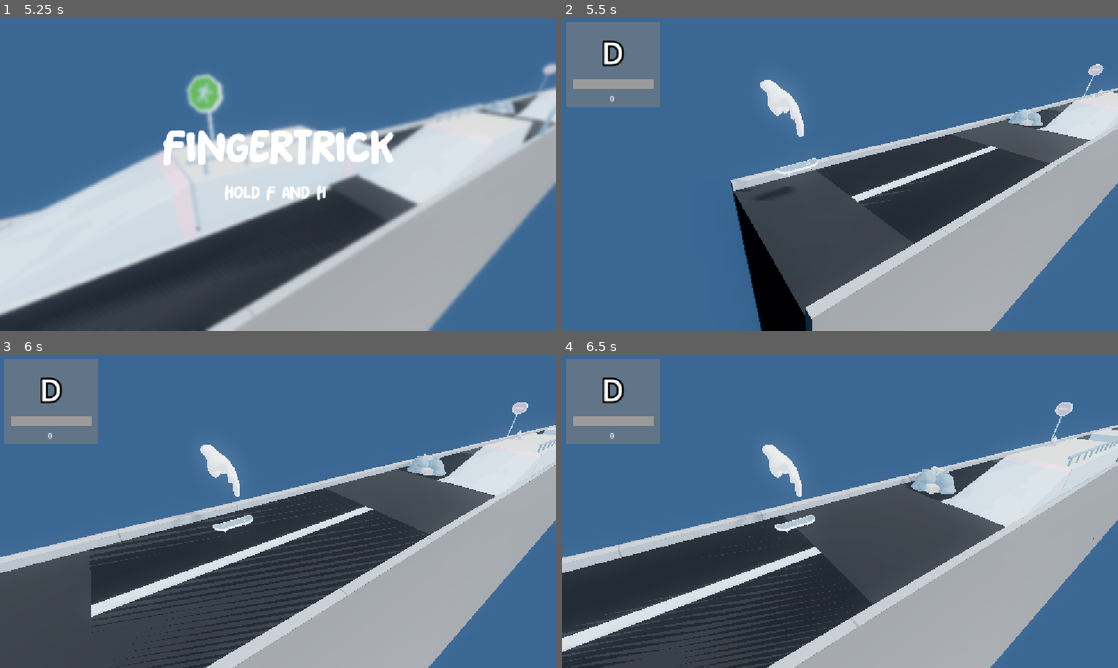
Above: before the commit, frames 1-4 (two rows, left to right).
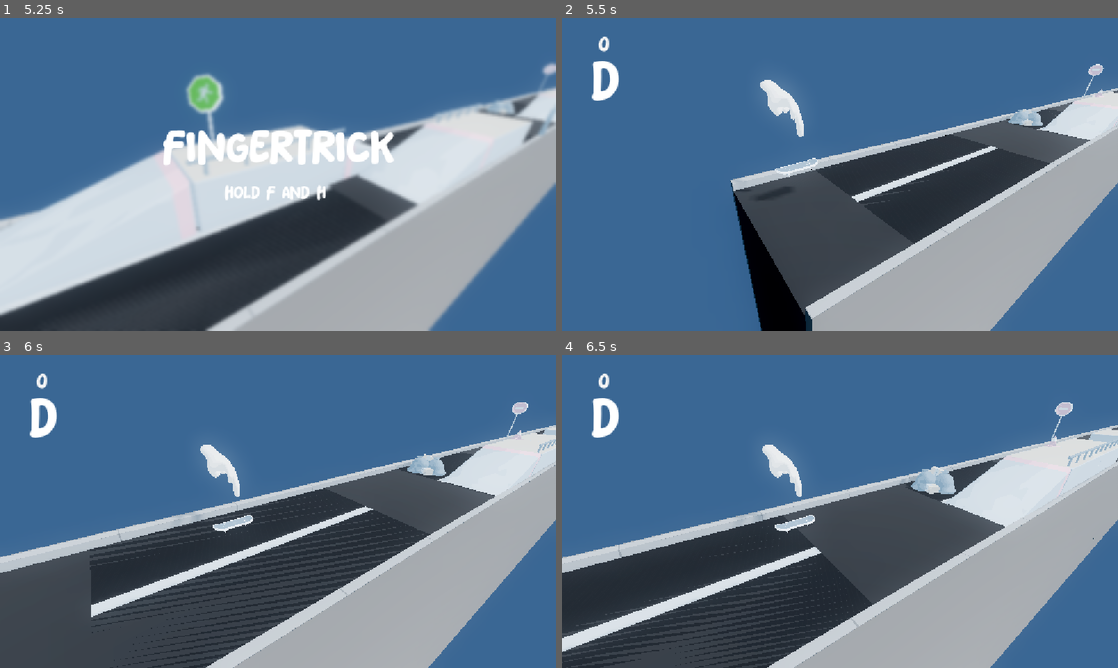
Above: after the commit, the same moments.

Repository: SlyZ1/ludum60
Game: Godot game, scene res://scenes/title.tscn
Two runs of this game, one before a commit and one after it. Both use one fixed random seed, a clock stepped at 60 frames per second and the inputs below.
Inputs:
- Up to frame 1 (5.25 s): hold N (B) 0.53-1.28 s; tap F (F) at 0.8, 1.35, 4.55 s; tap H (H) at 1.55 s; hold H (H) 2.03-2.78 s; tap R (R) at 2.3, 2.85 s; tap V (V) at 3.05 s; hold V (V) 3.53-4.28 s; tap N (B) at 3.8, 4.35 s; hold F (F) from 5.03 s (still down)
- Up to frame 2 (5.5 s): keep holding F (F); tap H (H) at 5.3 s
- Up to frame 3 (6 s): release F (F) at 5.78 s; tap H (H) at 5.85 s
- Up to frame 4 (6.5 s): tap R (R) at 6.05 s

Frame 1 is identical in both runs. In frame 2, 4.6% of the frame differs, in the area x 0-18%, y 1-29%; in frame 3, 4.6%; in frame 4, 4.6%.

Commit message:
Better UI, Better tiers

Diff:
--- a/prefabs/streak_panel.tscn
+++ b/prefabs/streak_panel.tscn
@@ -1,65 +1,75 @@
 [gd_scene format=3 uid="uid://bykj6c41eouqh"]
 
 [ext_resource type="Script" uid="uid://bsk5i0bpxbhd4" path="res://scripts/streak_panel.gd" id="1_ymcwo"]
+[ext_resource type="FontFile" uid="uid://35k2i72hxchn" path="res://Matcha Style.ttf" id="2_1fx2o"]
+[ext_resource type="Shader" uid="uid://dymfd8cg5kxm7" path="res://shaders/streak_panel.gdshader" id="2_4hqtd"]
+[ext_resource type="Script" uid="uid://bld81h7uoodvt" path="res://scripts/tier_fill.gd" id="4_y865s"]
 
-[node name="StreakPanel" type="Control" unique_id=199057457]
+[sub_resource type="ShaderMaterial" id="ShaderMaterial_1fx2o"]
+shader = ExtResource("2_4hqtd")
+shader_parameter/remplissage = 0.5410000256975
+shader_parameter/couleur_pleine = Color(0.9019608, 0.4862745, 0.5058824, 1)
+shader_parameter/couleur_vide = Color(1, 1, 1, 1)
+shader_parameter/taille = Vector2(200, 200)
+shader_parameter/vertical = true
+shader_parameter/douceur = 0.0
+shader_parameter/sin_spatial_freq = 18.695
+shader_parameter/sin_temp_freq = 10.0
+shader_parameter/sin_ampl = 0.02
+
+[node name="StreakPanel" type="Control" unique_id=199057457 node_paths=PackedStringArray("tier_fill", "popup_template")]
 layout_mode = 3
 anchors_preset = 15
 anchor_right = 1.0
 anchor_bottom = 1.0
-offset_left = 2.0
-offset_top = 1.0
-offset_right = -956.0
-offset_bottom = -469.0
 grow_horizontal = 2
 grow_vertical = 2
 script = ExtResource("1_ymcwo")
+tier_fill = NodePath("Tier")
+popup_template = NodePath("Label")
 
-[node name="Background" type="ColorRect" parent="." unique_id=2078055570]
-layout_mode = 0
-offset_right = 196.0
-offset_bottom = 176.0
+[node name="Tier" type="Label" parent="." unique_id=40381478]
+material = SubResource("ShaderMaterial_1fx2o")
+layout_mode = 1
+offset_top = 69.0
+offset_right = 180.0
+offset_bottom = 186.0
 pivot_offset_ratio = Vector2(0.5, 0.5)
-color = Color(0.4955091, 0.4955091, 0.4955091, 0.5647059)
-
-[node name="Tier" type="Label" parent="Background" unique_id=40381478]
-layout_mode = 0
-offset_left = 7.0
-offset_top = 20.0
-offset_right = 187.0
-offset_bottom = 107.0
-theme_override_constants/outline_size = 16
-theme_override_font_sizes/font_size = 63
+theme_override_fonts/font = ExtResource("2_1fx2o")
+theme_override_font_sizes/font_size = 100
 text = "D"
 horizontal_alignment = 1
 vertical_alignment = 1
+script = ExtResource("4_y865s")
 
-[node name="XPSlot" type="ColorRect" parent="Background" unique_id=1041218188]
-layout_mode = 0
-offset_left = 14.0
-offset_top = 118.0
-offset_right = 183.0
-offset_bottom = 140.0
-color = Color(0.60933006, 0.6093301, 0.60933006, 1)
+[node name="Label2" type="Label" parent="." unique_id=431712243]
+layout_mode = 1
+offset_left = -101.0
+offset_top = 204.99998
+offset_right = 531.0
+offset_bottom = 251.99998
+rotation = -0.6060464
+pivot_offset_ratio = Vector2(0.5, 0.5)
+offset_transform_enabled = true
+theme_override_colors/font_color = Color(0.9607843, 0.654902, 0.2901961, 1)
+theme_override_constants/outline_size = -46
+theme_override_fonts/font = ExtResource("2_1fx2o")
+theme_override_font_sizes/font_size = 28
+horizontal_alignment = 1
+vertical_alignment = 1
 
-[node name="XPBar" type="ColorRect" parent="Background/XPSlot" unique_id=474760305]
-layout_mode = 0
-offset_right = 169.0
-offset_bottom = 22.0
-scale = Vector2(1e-05, 1)
-color = Color(0.5371229, 0.8142185, 1, 1)
-
-[node name="Label" type="Label" parent="Background" unique_id=880287802]
+[node name="Label" type="Label" parent="." unique_id=880287802]
 layout_mode = 1
-anchors_preset = -1
-anchor_left = 0.5
-anchor_top = 1.0
-anchor_right = 0.5
-anchor_bottom = 1.0
-offset_left = -35.0
-offset_top = -29.0
-offset_right = 31.000366
-offset_bottom = -6.0
-grow_horizontal = 2
-grow_vertical = 0
+offset_left = -229.0
+offset_top = 29.0
+offset_right = 403.0
+offset_bottom = 76.0
+pivot_offset_ratio = Vector2(0.5, 0.5)
+offset_transform_enabled = true
+theme_override_colors/font_color = Color(0.96, 0.96, 0.96, 1)
+theme_override_constants/outline_size = -46
+theme_override_fonts/font = ExtResource("2_1fx2o")
+theme_override_font_sizes/font_size = 40
+text = "1500"
 horizontal_alignment = 1
+vertical_alignment = 1
--- a/scenes/skate_prototype.tscn
+++ b/scenes/skate_prototype.tscn
@@ -50,7 +50,7 @@
 kill_distance = 60
 angle = -1.655
 speed = 35.0
-speed_increase_rate = 0.05
+speed_increase_rate = 0.001
 container = NodePath("GroundContainer")
 sections = Array[PackedScene]([ExtResource("9_cb56l"), ExtResource("4_xffk5"), ExtResource("4_a10lx"), ExtResource("6_3om3a"), ExtResource("7_7k1aa"), ExtResource("8_fo1cg")])
 empty_section = ExtResource("5_3o3sw")
@@ -129,10 +129,6 @@
 
 [node name="StreakPanel" parent="UI" unique_id=199057457 instance=ExtResource("5_uorgy")]
 layout_mode = 1
-offset_left = 8.0
-offset_top = 8.0
-offset_right = -950.0
-offset_bottom = -461.0
 
 [node name="Input1" parent="UI" unique_id=7957100 instance=ExtResource("7_p1m0m")]
 layout_mode = 1
--- a/scripts/anim_controller.gd
+++ b/scripts/anim_controller.gd
@@ -193,6 +193,7 @@
 			else:
 				parent.reset_velocities()
 				var impulse := _rail_vitesse_verticale(current_rail, parent.global_position.x) * 2
+				impulse = min(impulse, 40)
 				parent.apply_impulse(impulse, impulse)
 				current_rail = null
 				prev_rail = current_rail
--- a/scripts/map_loader.gd
+++ b/scripts/map_loader.gd
@@ -65,7 +65,7 @@
 	freezed_skate = $Skate.duplicate()
 	freezed_skate.process_mode = Node.PROCESS_MODE_DISABLED
 
-func _on_xp_changed(_new_val: int, _out_of: int, _total_points: int, _with_popup: bool):
+func _on_xp_changed(_new_val: int, _tier: int, _out_of: int, _total_points: int, _with_popup: bool):
 	_speed_xp_accel = 1 + float(_total_points) / 1000 * speed_increase_rate
 
 func stop(impulse_direction: Vector3 = Vector3.ZERO, no_ragdoll: bool = false) -> void:
--- a/scripts/streak_panel.gd
+++ b/scripts/streak_panel.gd
@@ -1,4 +1,7 @@
 extends Control
+
+@export var tier_fill: TierFill
+@export var popup_template: Label
 
 func _ready() -> void:
 	TrickManager.trick_ended.connect(_on_trick_ended)
@@ -9,9 +12,8 @@
 	pass
 
 func points_popup(points: int) -> void:
-	var label = Label.new()
+	var label = popup_template.duplicate()
 	label.text = "+" + str(points)
-	label.position = Vector2(125, 150)
 	add_child(label)
 
 	var tween = create_tween().set_parallel(true)
@@ -28,21 +30,32 @@
 func _on_trick_ended():
 	pass
 
-func _on_xp_changed(_new_val: float, _increased_by: int, _total_points: int, _with_popup: bool):
+var _xp_tween: Tween
+func _maj_barre(_new_val: float) -> void:
+	#if _xp_tween and _xp_tween.is_valid():
+		#_xp_tween.kill()
+	#_xp_tween = create_tween()
+	create_tween().tween_method(tier_fill.set_remplissage, tier_fill.remplissage, _new_val, 0.2) \
+			.set_trans(Tween.TRANS_QUAD).set_ease(Tween.EASE_OUT)
+
+var previous_tier: int = -1
+func _on_xp_changed(_new_val: float, _tier: int, _increased_by: int, _total_points: int, _with_popup: bool):
 	_new_val = clamp(_new_val, 0, 1)
-	$Background/Label.text = "%.d" % _total_points
+	$Label.text = "%.d" % _total_points
+	if previous_tier != _tier:
+		tier_fill.set_remplissage(0 if previous_tier < _tier else 1)
+		previous_tier = _tier
 	if _with_popup:
 		points_popup(_increased_by)
 
-		create_tween().tween_property($Background/XPSlot/XPBar, "scale:x", _new_val, 0.2).set_trans(Tween.TRANS_QUAD).set_ease(Tween.EASE_OUT)
+		_maj_barre(_new_val)
 		var tween = create_tween()
-		tween.tween_property($Background, "scale", Vector2(1.1, 1.1), 0.1).set_trans(Tween.TRANS_QUAD)
+		tween.tween_property($Tier, "scale", Vector2.ONE * 1.2, 0.05).set_trans(Tween.TRANS_QUAD).set_ease(Tween.EASE_OUT)
 
 		await tween.finished
-		create_tween().tween_property($Background, "scale", Vector2(1.0, 1.0), 0.1).set_trans(Tween.TRANS_QUAD)
-	else:
-		$Background/XPSlot/XPBar.scale.x = _new_val
+		create_tween().tween_property($Tier, "scale", Vector2.ONE, 0.1).set_trans(Tween.TRANS_QUAD).set_ease(Tween.EASE_OUT)
+	else: tier_fill.set_remplissage(_new_val)
 
 
 func _on_tier_changed(_new_tier: int):
-	$Background/Tier.text = ["D", "C", "B", "A", "S"][_new_tier]
+	$Tier.text = ["D", "C", "B", "A", "S"][_new_tier]
--- /dev/null
+++ b/scripts/tier_fill.gd
@@ -0,0 +1,18 @@
+extends Label
+
+class_name TierFill
+
+var remplissage: float = 0.0
+
+func _ready() -> void:
+	resized.connect(_maj_taille)
+	_maj_taille()
+	set_remplissage(remplissage)
+
+func _maj_taille() -> void:
+	material.set_shader_parameter("taille", size)
+
+func set_remplissage(v: float) -> void:
+	remplissage = clampf(v, 0.0, 1.0)
+	remplissage = lerp(0.1, 0.9, remplissage)
+	material.set_shader_parameter("remplissage", remplissage)
--- a/scripts/trick_manager.gd
+++ b/scripts/trick_manager.gd
@@ -8,7 +8,7 @@
 signal go_left
 signal go_right
 
-signal xp_changed(_new_val: int, _out_of: int, _total_points: int, _with_popup: bool)
+signal xp_changed(_new_val: float, _tier: int, _out_of: int, _total_points: int, _with_popup: bool)
 signal tier_changed(_new_tier: int)
 
 var _current_trick : String = ""
@@ -61,7 +61,7 @@
 	return input_string == "FHybrv"
 
 func _process(delta: float) -> void:
-	_update_xp(0, lerp(20, 600, max(float(_tier) * 0.7, 1) * tanh(_xp / 1000.0)) * delta)
+	_update_xp(0, (_tier * _tier * _tier * 0.3 + 1) * 100 * delta)
 	if MapLoader.instance: if not MapLoader.instance.is_running: return
 
 	#if not bullet_timer.is_stopped() and not _current_trick in ["instable_saut", "debut_saut"] and MapLoader.instance.is_running:
@@ -135,14 +135,15 @@
 		_xp += _xp_per_tier[_tier]
 		tier_changed.emit(_tier)
 
-	_xp = max(0.0, _xp)
+
+	_xp = clamp(_xp, 0.0, _xp_per_tier.back())
 
 	if _xp >= _xp_per_tier[_tier] and _tier < _xp_per_tier.size() - 1:
 		_xp -= _xp_per_tier[_tier]
 		_tier += 1
 		tier_changed.emit(_tier)
 
-	xp_changed.emit(_xp / _xp_per_tier[_tier], sum, _points, sum > 0)
+	xp_changed.emit(_xp / _xp_per_tier[_tier], _tier, sum, _points, sum > 0)
 
 
 func _trick_performed(_name: String, _accuracy: float) -> void:
@@ -151,7 +152,7 @@
 	bullet_timer.start(bullet_time_duration)
 	_nb_tricks_since_grounded += 1
 
-	var increased_by: int = 50 * _nb_tricks_since_grounded
+	var increased_by: int = 50 * _nb_tricks_since_grounded * float(_tier + 1)
 	_xp_buffer += increased_by
 
 	_current_trick = _name
--- a/shaders/blur.gdshader
+++ b/shaders/blur.gdshader
@@ -1,11 +1,9 @@
 shader_type canvas_item;
 
-// Allows you to adjust the blur intensity directly from the Inspector
 uniform float blur_amount : hint_range(0.0, 5.0) = 1.0;
 uniform sampler2D screen_texture : hint_screen_texture, filter_linear_mipmap;
 
 void fragment() {
-    // Samples the screen texture with a mipmap offset to create a fast blur effect
     vec4 color = textureLod(screen_texture, SCREEN_UV, blur_amount);
     COLOR = color;
 }
--- a/shaders/sky.gdshader
+++ b/shaders/sky.gdshader
@@ -5,31 +5,28 @@
 uniform vec4 image2Color : source_color = vec4(0.2, 0.65, 0.95, 1.0);
 uniform sampler2D image : source_color, filter_linear_mipmap;
 uniform sampler2D image2 : source_color, filter_linear_mipmap;
-uniform float scale = 1.0;                 // 1 = l'image fait la hauteur de l'écran
-uniform vec2 padding = vec2(0.2, 0.2);     // espace entre les images, en fraction de la taille de l'image
-uniform vec2 vitesse = vec2(0.05, 0.0);    // défilement, en écrans par seconde
+uniform float scale = 1.0;
+uniform vec2 padding = vec2(0.2, 0.2);
+uniform vec2 vitesse = vec2(0.05, 0.0);
 uniform float opacite : hint_range(0.0, 1.0) = 1.0;
-uniform float ratio_ecran = 1.7778;        // largeur / hauteur de l'écran (réglé par script)
-uniform float decalage_colonne = 0.5;   // décalage vertical entre deux colonnes, en fraction de la hauteur d'une case
+uniform float ratio_ecran = 1.7778;
+uniform float decalage_colonne = 0.5;
 
 void sky() {
 	vec2 uv = SCREEN_UV;
 	uv.x *= ratio_ecran;
 
 	vec2 taille_tex = vec2(textureSize(image, 0));
-	uv.x *= taille_tex.y / taille_tex.x;   // respecte les proportions de l'image
+	uv.x *= taille_tex.y / taille_tex.x;
 
 	uv = uv / max(scale, 0.001) + vitesse * TIME;
 
-	// Chaque case = l'image + le padding autour
 	vec2 cellule = vec2(1.0) + padding;
-	// Chaque colonne est décalée verticalement par rapport à la précédente
 	float colonne = floor(uv.x / cellule.x);
 	uv.y += decalage_colonne * cellule.y * colonne;
 
-	vec2 local = mod(uv, cellule) - padding * 0.5;   // 0..1 = dans l'image, sinon dans le padding
+	vec2 local = mod(uv, cellule) - padding * 0.5;
 
-	// Dérivées calculées sur les UV continues, pour éviter une ligne parasite aux bords des cases
 	vec4 tex1 = textureGrad(image, local, dFdx(uv), dFdy(uv)) * imageColor;
 	vec4 tex2 = textureGrad(image2, local, dFdx(uv), dFdy(uv)) * image2Color;
 
--- /dev/null
+++ b/shaders/streak_panel.gdshader
@@ -0,0 +1,30 @@
+shader_type canvas_item;
+
+uniform float remplissage : hint_range(0.0, 1.0) = 0.5;
+uniform vec4 couleur_pleine : source_color = vec4(1.0, 0.8, 0.1, 1.0);
+uniform vec4 couleur_vide : source_color = vec4(1.0, 1.0, 1.0, 0.35);
+uniform vec2 taille = vec2(200.0, 50.0);
+uniform bool vertical = false;
+uniform float douceur = 0.01;
+
+uniform float sin_spatial_freq = 20.;
+uniform float sin_temp_freq = 2;
+uniform float sin_ampl = 0.01;
+
+varying vec2 pos_locale;
+
+void vertex() {
+	pos_locale = VERTEX;
+}
+
+void fragment() {
+	vec2 p = pos_locale / taille;
+	float t = vertical ? 1.0 - p.y : p.x;
+
+	float custom_remplissage = remplissage;
+	custom_remplissage += sin(p.x * sin_spatial_freq + TIME * sin_temp_freq) * sin_ampl;
+	custom_remplissage += sin(p.x * sin_spatial_freq * 3. - TIME * sin_temp_freq / 2.) * sin_ampl / 4.;
+	float plein = 1.0 - smoothstep(custom_remplissage - douceur, custom_remplissage + douceur, t);
+	vec4 c = mix(couleur_vide, couleur_pleine, plein);
+	COLOR = vec4(c.rgb, c.a * COLOR.a);
+}
Not shown, added: scripts/tier_fill.gd.uid
Not shown, added: shaders/streak_panel.gdshader.uid
